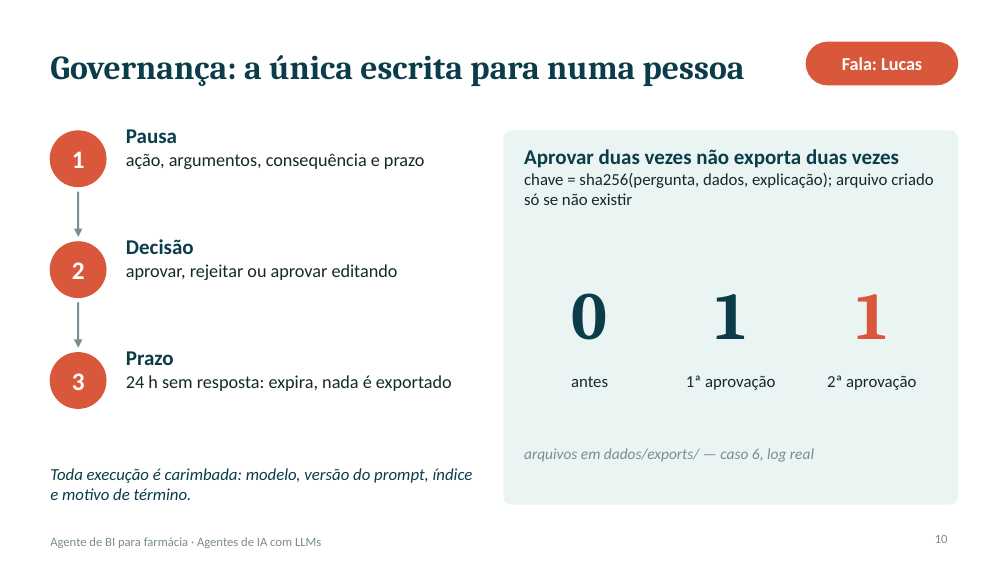
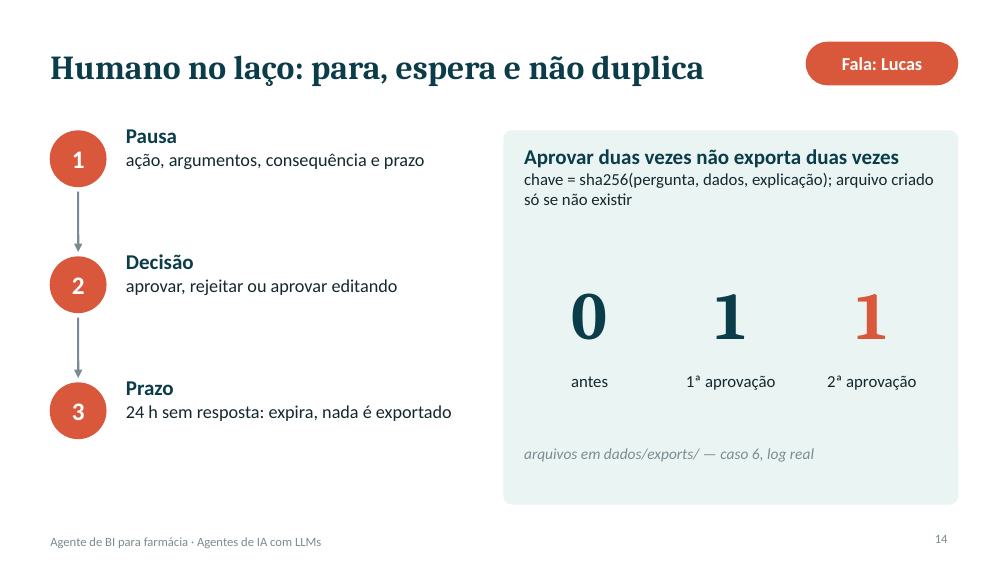
Before and after one commit to Kaue2/senac-agentes-llm-lkfc, a slide deck: slide 14 of apresentacao/apresentacao-agente-bi-farmacia.pptx (slide 10 before the commit). Drawn at 1008x567 pixels with LibreOffice and Linux fonts; fonts in the diff are those of the drawing. Boxes give left, top, right and bottom in pixels: in the first picture for what was removed or moved away, otherwise in the second. Text is boxed around its words. In the diff, an @@ line names an element or a change of style, - is before the commit and + after.

```diff
--- a/apresentacao/apresentacao-agente-bi-farmacia.pptx
+++ b/apresentacao/apresentacao-agente-bi-farmacia.pptx
@@ title at box(50, 55, 704, 86): text changed @@
-Governança: a única escrita para numa pessoa
+Humano no laço: para, espera e não duplica
@@ arrow moved from (79, 192) - (79, 237) to (79, 192) - (79, 252) @@
@@ text "2": place and size @@
-text "2" at box(72, 262, 85, 279)
+text "2" at box(72, 277, 85, 294)
@@ ellipse: place and size @@
-ellipse at box(50, 242, 106, 297)
+ellipse at box(50, 257, 106, 312)
@@ text "Decisão": place and size @@
-text "Decisão" at box(126, 239, 398, 280)
+text "Decisão" at box(126, 254, 398, 295)
@@ arrow moved from (79, 302) - (79, 348) to (79, 318) - (79, 378) @@
@@ text "3": place and size @@
-text "3" at box(72, 373, 85, 390)
+text "3" at box(72, 403, 85, 420)
@@ ellipse: place and size @@
-ellipse at box(50, 353, 106, 408)
+ellipse at box(50, 383, 106, 438)
@@ text "Prazo": place and size @@
-text "Prazo" at box(126, 351, 452, 391)
+text "Prazo" at box(126, 381, 452, 421)
@@ text removed at box(50, 468, 473, 500) @@
-Toda execução é carimbada: modelo, versão do prompt, índice e motivo de término.
@@ page number at box(935, 535, 948, 543): text changed @@
-10
+14
```
Also in this commit, not shown: 7 other slides changed, 10 slides added, 4 slides removed, 5 other files.
